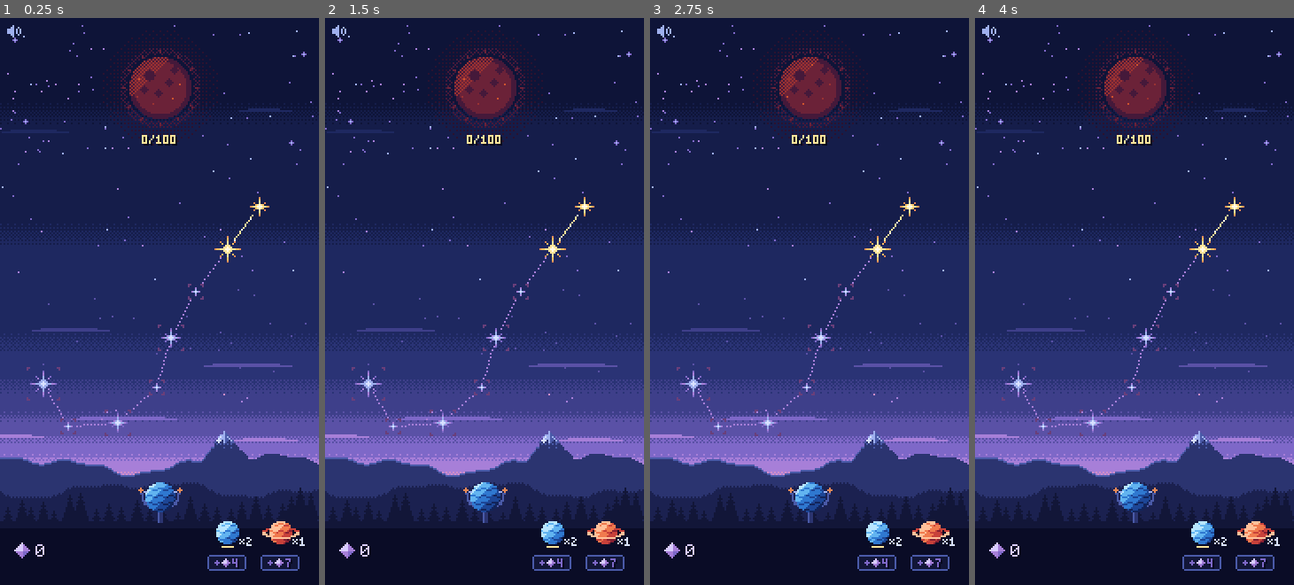
Above: before the commit, frames 1-4 (left to right).
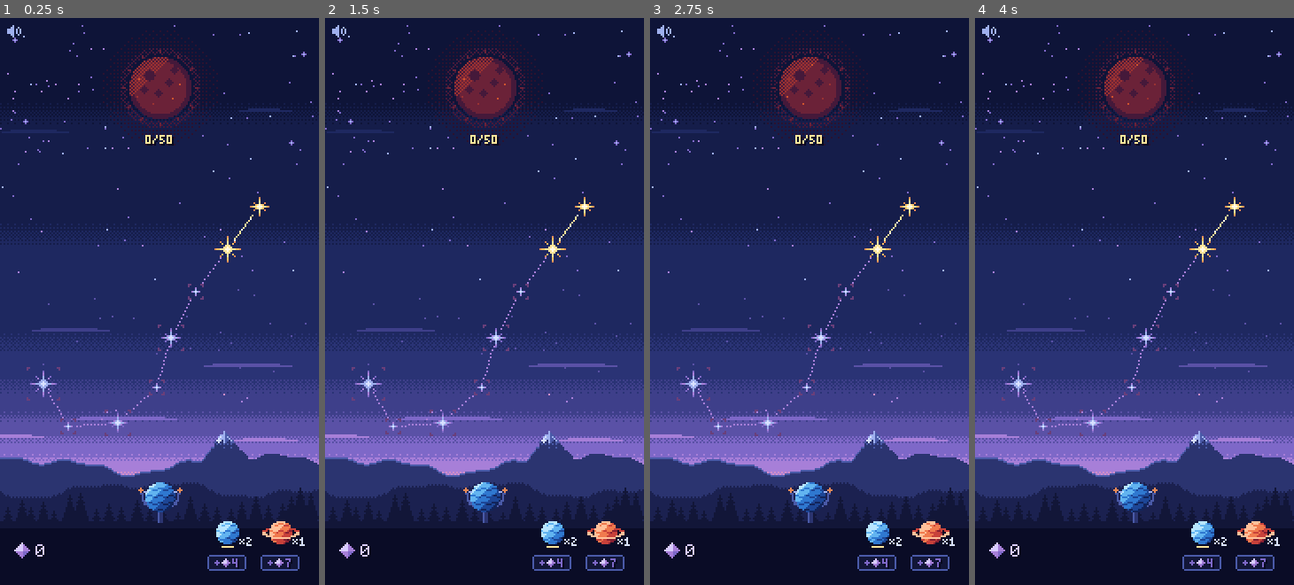
Above: after the commit, the same moments.

Repository: mrafael1/DustInSpace
Game: Godot game, scene res://game/scenes/main.tscn
Same seed, same stepped clock (60 frames per second), same inputs: the game is played once before the commit and once after it.
Inputs (mouse positions are in pixels of both pictures, inside the frame that each line leads up to):
- Up to frame 1 (0.25 s): no input
- Up to frame 2 (1.5 s): tap Enter at 0.5 s; move the mouse to (554, 273) at 0.52 s; hold Shift 0.53-1.25 s; click (554, 273) at 0.67 s; drag from (420, 329) to (468, 414) at 1.27 s
- Up to frame 3 (2.75 s): move the mouse to (841, 176) at 2.02 s; tap Ctrl at 2.1 s; click (841, 176) at 2.17 s
- Up to frame 4 (4 s): drag from (1118, 414) to (1038, 216) at 2.77 s; move the mouse to (1230, 386) at 3.52 s; tap B at 3.6 s; click (1230, 386) at 3.67 s

The runs differ from the first frame. In frame 1, 0.1% of the frame differs, in the area x 44-56%, y 20-23%; in frame 2, 0.1%; in frame 3, 0.1%; in frame 4, 0.1%.

Commit message:
feat: the HUD, Sun and end screen follow the run's light target
Scorpio shows 0/50. Adds scene tests for the cue, the reach ring, the loose
line, refused steps and links in reach by tap and drag.

Co-Authored-By: Claude Opus 5.5 <noreply@anthropic.com>
Claude-Session: https://claude.ai/code/session_01ASnDPR9SCSabzXswq9efCT

Diff:
--- a/game/scenes/sun.gd
+++ b/game/scenes/sun.gd
@@ -1,6 +1,7 @@
 class_name SunView
 extends Node2D
-## The Sun, drawn in code until the Sun art lands (#13). Its frame follows light / sun_target:
+## The Sun, drawn in code until the Sun art lands (#13). Its frame follows light over the run's
+## target (RunState.light_target: sun_target, or scorpio.sun_target on the Scorpio map):
 ## light pools up the disc from the bottom and the rays light clockwise from 12 o'clock, taking
 ## it from the dim S ramp to the lit C ramp. That change is the run's progress bar.
 ## It pulses as each light particle lands (receive_light, wired by Main), and ignites and lights
@@ -114,7 +115,7 @@
 func progress() -> float:
 	if _run == null:
 		return 0.0
-	return clampf(float(_shown_light) / float(_run.balance.sun_target), 0.0, 1.0)
+	return clampf(float(_shown_light) / float(_run.light_target()), 0.0, 1.0)
 
 
 ## Rows of the disc filled with light, from the bottom. All of them only at 100%.
--- a/game/ui/end_screen.gd
+++ b/game/ui/end_screen.gd
@@ -131,7 +131,7 @@
 
 func _show_end() -> void:
 	_clear_lines()
-	var light: String = "LIGHT %d/%d" % [_run.light, _run.balance.sun_target]
+	var light: String = "LIGHT %d/%d" % [_run.light, _run.light_target()]
 	var won: bool = _run.outcome == RunState.Outcome.WON
 	if _run.scorpio != null:
 		# The Scorpio map's objective is the constellation (#40).
--- a/game/ui/hud.gd
+++ b/game/ui/hud.gd
@@ -228,7 +228,7 @@
 ## `announce` false (a refresh) updates the slots without playing their cue.
 func _show(announce: bool = true) -> void:
 	_dust.text = "%d" % _shown_dust
-	_light.text = "%d/%d" % [_shown_light, _run.balance.sun_target]
+	_light.text = "%d/%d" % [_shown_light, _run.light_target()]
 	for kind: String in _slots:
 		var count: int = _shown_packs.get(kind, 0)
 		var cost: int = _run.balance.packs[kind].cost
--- a/tests/test_main.gd
+++ b/tests/test_main.gd
@@ -101,7 +101,7 @@
 	fx.light_arrived.emit(10)
 	assert_eq((hud.get_node("Dust") as Label).text, "%d" % (main.run.dust + 2))
 	assert_string_starts_with((hud.get_node("Light") as Label).text, "10/")
-	assert_eq(sun.progress(), 10.0 / main.run.balance.sun_target)
+	assert_eq(sun.progress(), 10.0 / main.run.light_target(), "the Sun fills toward the run's target")
 
 
 func test_the_sky_shows_the_run_in_play() -> void:
--- a/tests/test_scorpio_view.gd
+++ b/tests/test_scorpio_view.gd
@@ -207,6 +207,99 @@
 			assert_gt(maxi(absi(p.x - landmark.x), absi(p.y - landmark.y)), 3)
 
 
+func test_unlit_landmarks_show_the_selectable_cue_and_lit_ones_dont() -> void:
+	assert_false(constellation.shows_cue(0), "the head is lit: it keeps its gold, no cue")
+	assert_true(constellation.shows_cue(2), "unlit: it can be picked")
+	var a: Star = _star(Star.Size.SMALL, Vector2i(90, 150))
+	_tap(a.position)
+	_tap(Scorpio.LANDMARKS[2])
+	assert_false(constellation.shows_cue(2), "in the link it shows gold instead")
+	_tap(Vector2i(170, 240))
+	run.scorpio.lit[2] = true
+	assert_false(constellation.shows_cue(2), "lit: no cue")
+
+
+func test_the_cue_is_four_quiet_brackets_off_the_star_art() -> void:
+	for size: int in 3:
+		var art: Dictionary = ConstellationView.star_pixels(size)
+		var cue: Array[Vector2i] = ConstellationView.cue_pixels(size)
+		assert_eq(cue.size(), 12, "an L of 3 px in each corner")
+		for p: Vector2i in cue:
+			assert_false(art.has(p), "clear of the star itself")
+			assert_eq(maxi(absi(p.x), absi(p.y)), StarView.half_extent(size as Star.Size) + ConstellationView.CUE_GAP)
+	var frame: int = constellation.cue_frame()
+	constellation.advance(ConstellationView.CUE_STEP)
+	assert_ne(constellation.cue_frame(), frame, "it swaps C5 and C4, slowly")
+
+
+func test_the_reach_ring_shows_around_the_last_star_picked() -> void:
+	_reach_run()
+	var link_layer: LinkLayer = main.get_node("Sky/LinkLayer")
+	var a: Star = _star(Star.Size.SMALL, Vector2i(40, 120))
+	assert_eq(link_layer.reach_radius(), 0, "nothing picked: no ring")
+	_tap(a.position)
+	assert_eq(link_layer.reach_radius(), 56)
+	assert_eq(link_layer.get("_reach_center"), a.position)
+	for p: Vector2i in LinkLayer.reach_ring(a.position, 56):
+		assert_almost_eq(Vector2(p - a.position).length(), 56.0, 1.0, "on the ring, whole pixels")
+	_tap(Vector2i(170, 240))
+	assert_eq(link_layer.reach_radius(), 0, "gone with the link")
+
+
+func test_dragging_past_the_reach_loosens_the_line() -> void:
+	_reach_run()
+	var link_layer: LinkLayer = main.get_node("Sky/LinkLayer")
+	var a: Star = _star(Star.Size.SMALL, Vector2i(40, 120))
+	_touch(a.position, true)
+	_drag(a.position + Vector2i(30, 0))
+	assert_false(link_layer.is_loose_end(), "30 px: in reach")
+	_drag(a.position + Vector2i(56, 0))
+	assert_false(link_layer.is_loose_end(), "56 px: just in reach")
+	_drag(a.position + Vector2i(57, 0))
+	assert_true(link_layer.is_loose_end(), "57 px: out of reach, before any star is picked")
+
+
+func test_a_star_out_of_reach_cant_join_and_nothing_is_used() -> void:
+	_reach_run()
+	var refused: Array[bool] = []
+	sky.step_refused.connect(func() -> void: refused.append(true))
+	var a: Star = _star(Star.Size.SMALL, Vector2i(20, 120))
+	var b: Star = _star(Star.Size.SMALL, Vector2i(76, 120))
+	var c: Star = _star(Star.Size.SMALL, Vector2i(133, 120))
+	_tap(a.position)
+	_tap(c.position)
+	assert_eq(sky.selected_ids(), [a.id] as Array[int], "113 px away: it doesn't join")
+	assert_eq(refused, [true], "the step shakes ember with a buzz")
+	_tap(b.position)
+	_tap(c.position)
+	assert_eq(run.stars.size(), 3, "76 -> 133 is 57 px: still out of reach, nothing linked")
+	assert_eq(sky.selected_ids(), [a.id, b.id] as Array[int], "the link so far stays")
+	assert_eq([run.dust, run.light], [0, 0])
+
+
+func test_a_link_in_reach_is_made_by_tap_and_by_drag() -> void:
+	_reach_run()
+	var a: Star = _star(Star.Size.SMALL, Vector2i(20, 120))
+	var b: Star = _star(Star.Size.SMALL, Vector2i(76, 120))
+	var c: Star = _star(Star.Size.SMALL, Vector2i(132, 120))
+	for point: Vector2i in [a.position, b.position, c.position]:
+		_tap(point)
+	assert_eq(run.stars.size(), 0, "56 px steps: linked")
+	var d: Star = _star(Star.Size.MEDIUM, Vector2i(20, 110))
+	var e: Star = _star(Star.Size.MEDIUM, Vector2i(60, 110))
+	var f: Star = _star(Star.Size.MEDIUM, Vector2i(100, 110))
+	_touch(d.position, true)
+	_drag(e.position)
+	_drag(f.position)
+	_touch(f.position, false)
+	assert_eq(run.stars.size(), 0, "a drag through them links too")
+
+
+func test_the_hud_shows_scorpios_sun_target() -> void:
+	_reach_run()
+	assert_eq((main.get_node("HUD/Light") as Label).text, "0/50")
+
+
 func test_a_normal_run_draws_no_constellation() -> void:
 	main.start_run(Fixtures.balance())
 	var ids: Array[int] = []
@@ -221,6 +314,22 @@
 	assert_eq(constellation.get("_selected"), [] as Array[int], "no constellation without the map")
 
 
+## Restarts on the Scorpio map with the shipped reach and Sun target.
+func _reach_run() -> void:
+	var data: Dictionary = Fixtures.balance_dict()
+	data["packs"]["blue"]["big_bang_chance"] = 0.0
+	data["packs"]["red"]["big_bang_chance"] = 0.0
+	data["scorpio"] = {"enabled": true, "sun_dust_per_star": 1, "max_link_distance": 56, "sun_target": 50}
+	assert_true(main.start_run(Balance.from_dict(data)))
+	run = main.run
+
+
+func _drag(at: Vector2i) -> void:
+	var e := InputEventScreenDrag.new()
+	e.position = Vector2(at)
+	sky.handle_pointer(e)
+
+
 ## A star in the sky with a view, as if it had burst there.
 func _star(size: Star.Size, at: Vector2i) -> Star:
 	var star: Star = run.add_star(size, at)
